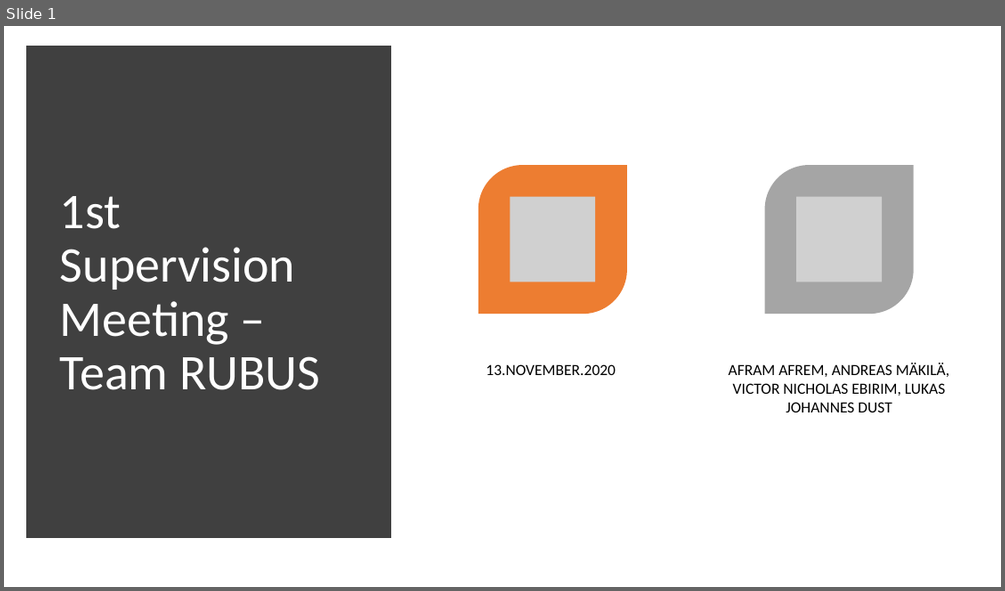
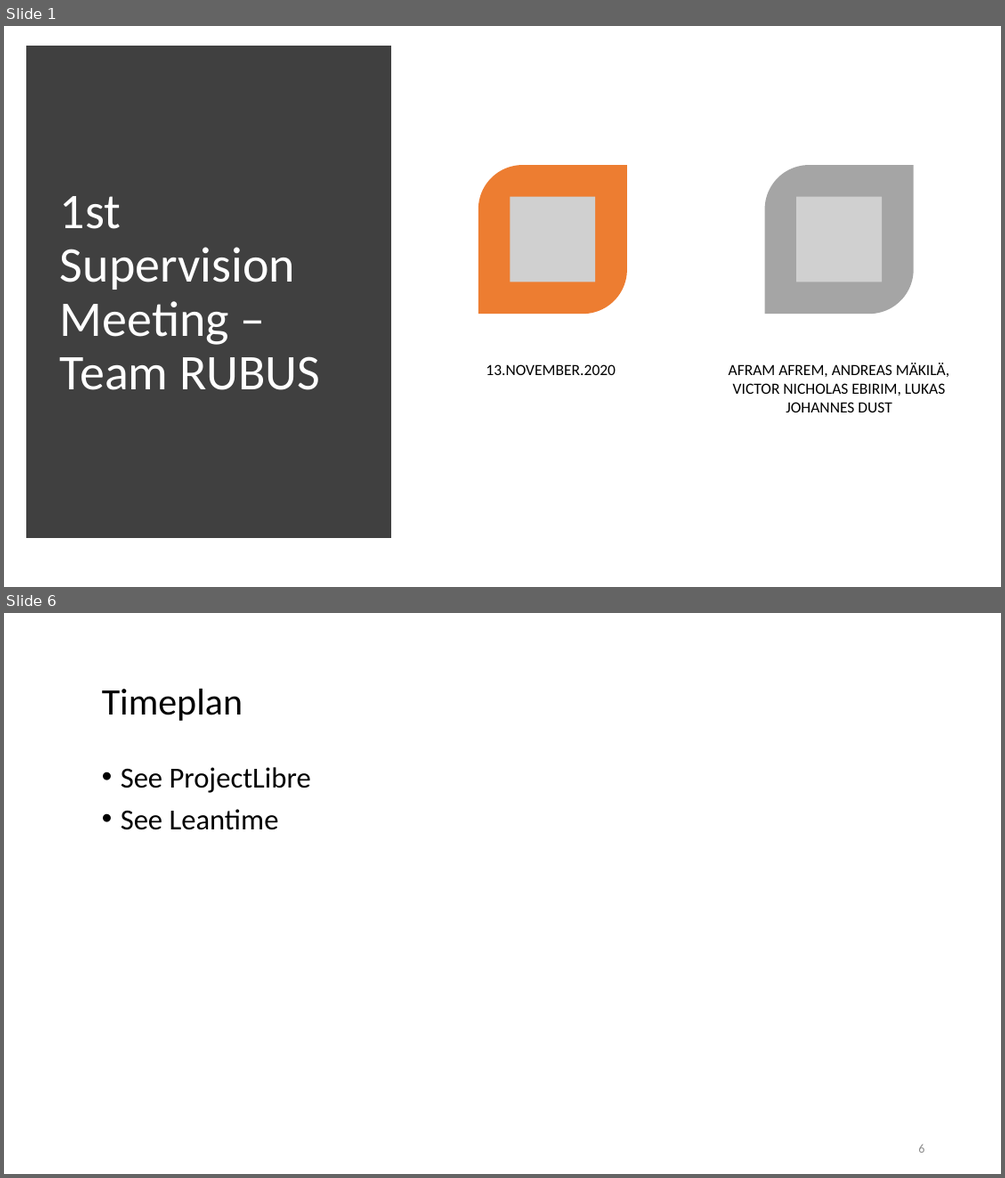
Before and after one commit to AymenNouidha/Rosa, a slide deck: 04_Presentations/01_Supervision_Meetings/01_Supervision_Meeting.pptx. Shown one above the other, each under a label of ours: slide 1 before the commit, slides 1 and 6 after it; the slides between them are not shown. The pictures are 1005x591 and 1005x1178 pixels, drawn with LibreOffice and Linux fonts; fonts in the diff are those of the drawing; grey boxes stand for pictures; background and template pictures are left out. Boxes give left, top, right and bottom in pixels: in the first picture for what was removed or moved away, otherwise in the second. Text is boxed around its words. In the diff, an @@ line names an element or a change of style, - is before the commit and + after.

```diff
--- a/04_Presentations/01_Supervision_Meetings/01_Supervision_Meeting.pptx
+++ b/04_Presentations/01_Supervision_Meetings/01_Supervision_Meeting.pptx
@@ slide 6 added at box(4, 613, 1001, 1174), background #FFFFFF @@
@@ title added at box(102, 689, 243, 721), 36 pt, text #000000 @@
+Timeplan
@@ text added at box(121, 767, 311, 830), 28 pt, text #000000 @@
+• See ProjectLibre
+• See Leantime
@@ page number added at box(918, 1144, 924, 1152), 12 pt, text #8C8C8C @@
+6
```
Also in this commit, not shown: 1 slide changed, 5 other slides added, 1 slide removed, 9 other files.
